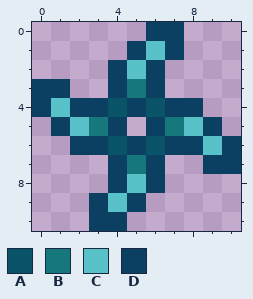
Pixel-art sprite, stored at Projectiles/Thrown/MythrilShuriken.png. The picture above was drawn from the file before the commit.
The file is 22x22 pixels, drawn in blocks of 2x2; one block is one cell here.
Palette (. is transparent): A #0a546a  B #16777d  C #59c2c9  D #0b4062
The same view after the edit:
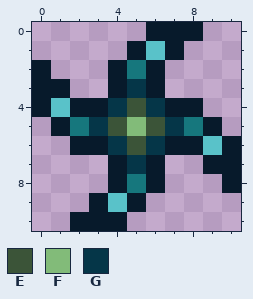
Colours new in this view: E #3b5438  F #82bb79  G #053648
Changes in this commit:
Colour D changes from #0b4062 to #071a2b.
The edit turns colour C into colour B in row 2 at x 5; in row 5 at x 2 and 8; in row 8 at x 5.
There is now colour D in row 0 at x 8; in row 2 at x 0; in row 8 at x 10; in row 10 at x 2.
The edit turns colour D into colour E in row 4 at x 5; in row 5 at x 4 and 6; in row 6 at x 5.
There is now colour F in row 5 at x 5.
The edit turns colour A into colour G in row 4 at x 4 and 6; in row 6 at x 4 and 6.
The edit turns colour B into colour G in row 3 at x 5; in row 5 at x 3 and 7; in row 7 at x 5.
Changed places in both pictures, as pixel boxes (x1, y1, x2, y2):
changed: (32, 22, 241, 231)
